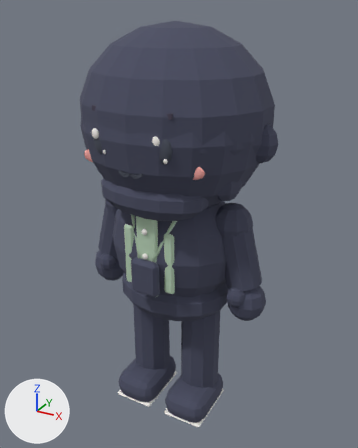
The glTF model out/avatars/av_umar.glb, before and after one commit.
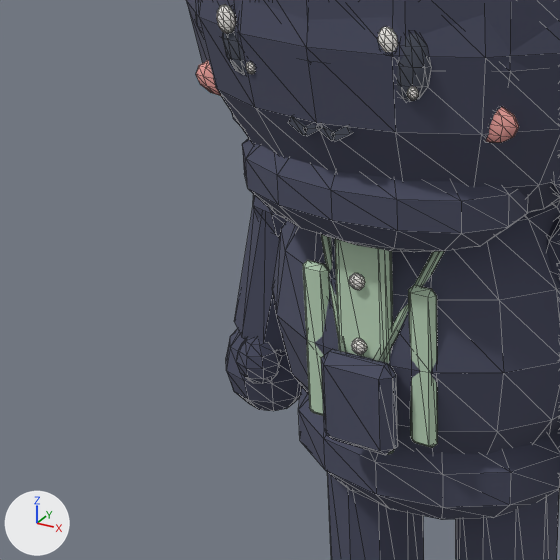
There are two pictures of each version: one whole from a 50 mm camera at (0.726, -1.293, 1.326) aimed at (0.003, 0.023, 0.668), one close up on the part from 3% to 62% of the width and 28% to 75% of the height. Lighting does not change. The marker at lower left points along +X, +Y and +Z. The last two pictures show the newer version. The close-ups show mesh edges as thin lines. Where no turn or scale is listed for an object, it has been applied to the vertices. Vertices at exactly the same position are counted once.

Names of what the first close-up shows: 'SM_av_umar_acc_badge', 'SM_av_umar_acc_badge_outline', 'SM_av_umar_acc_beard_outline', 'SM_av_umar_arm_r_outline', 'SM_av_umar_face_neutral', 'SM_av_umar_hair_outline', 'SM_av_umar_head_outline', 'SM_av_umar_hips_outline', 'SM_av_umar_leg_l_outline', 'SM_av_umar_leg_r_outline', 'SM_av_umar_torso', 'SM_av_umar_torso_outline' and 1 more.
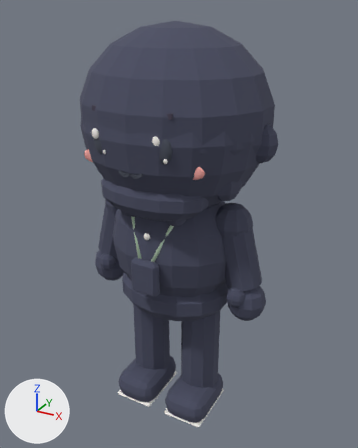
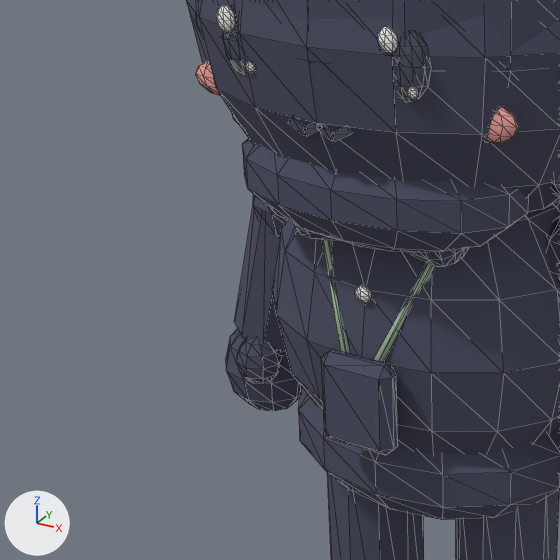
Location of each change, [x1, y1, x2, y2] in pixels of the close-ups (560 x 560 px; the box of a moved part takes in the faces that stretch with it):
'SM_av_umar_torso', reshaped (mostly hidden afterwards): before [303, 239, 437, 454]; after [355, 285, 372, 303]
part 1 of me_sm_av_umar_torso, moved or reshaped (not visible afterwards): before [351, 338, 367, 355]
part 2 of me_sm_av_umar_torso, deleted (pale green): before [408, 285, 437, 448]
part 3 of me_sm_av_umar_torso, deleted (pale green): before [303, 260, 330, 416]
part 4 of me_sm_av_umar_torso, moved or reshaped: before [334, 239, 394, 454]; after [355, 285, 372, 303]
part 5 of me_sm_av_umar_torso_outline, added (mostly hidden): after [296, 226, 340, 241]
part 6 of me_sm_av_umar_torso_outline, added: after [407, 248, 468, 267]

The change, as a list of edits to the scene's bpy script:
```text
Change me_sm_av_umar_torso:
    used by ob_sm_av_umar_torso; location = (0.0, 0.0, 0.0)
    remove me_sm_av_umar_torso.from_pydata(...)  # 362 vertices, 688 faces; spans x -0.21..0.21, y -0.188..0.17, z 0.41..0.83
    add me_sm_av_umar_torso.from_pydata(...)  # 346 vertices, 664 faces; spans x -0.21..0.21, y -0.176..0.17, z 0.41..0.83
    me_sm_av_umar_torso part 1: the loose piece of 32 vertices spanning x -0.009..0.009, y -0.188..-0.176, z 0.63..0.65 is moved by (0.0, 0.012, -0.02)
    me_sm_av_umar_torso part 2: the loose piece of 24 vertices spanning x 0.053..0.087, y -0.167..-0.153, z 0.52..0.72 is deleted
    me_sm_av_umar_torso part 3: the loose piece of 24 vertices spanning x -0.087..-0.053, y -0.167..-0.153, z 0.52..0.72 is deleted
    me_sm_av_umar_torso part 4: 9 vertices moved from x -0.1..0.009, y -0.187..0.0, z 0.71..0.812 to x -0.026..0.008, y -0.176..-0.097, z 0.694..0.762; 103 vertices removed from x -0.1..0.1, y -0.188..0.09, z 0.5..0.812; 79 vertices added at x -0.101..0.01, y -0.173..-0.097, z 0.689..0.81
    other edits to the shape of me_sm_av_umar_torso do not show in these pictures
    remove me_sm_av_umar_torso.materials.append(mat_mat_sage)  # pale green #b9d3b8
Change me_sm_av_umar_torso_outline:
    used by ob_sm_av_umar_torso_outline; location = (0.0, 0.0, 0.0)
    remove me_sm_av_umar_torso_outline.from_pydata(...)  # 162 vertices, 312 faces; spans x -0.219..0.219, y -0.179..0.179, z 0.401..0.839
    add me_sm_av_umar_torso_outline.from_pydata(...)  # 250 vertices, 484 faces; spans x -0.219..0.219, y -0.179..0.179, z 0.401..0.839
    me_sm_av_umar_torso_outline part 5: a new loose piece of 56 vertices spanning x -0.11..0.0, y -0.172..-0.088, z 0.741..0.819, in mat_mat_outline (greyish blue #4b4e63)
    me_sm_av_umar_torso_outline part 6: a new loose piece of 56 vertices spanning x 0.0..0.11, y -0.171..-0.088, z 0.741..0.819, in mat_mat_outline (greyish blue #4b4e63)
    other edits to the shape of me_sm_av_umar_torso_outline do not show in these pictures
```
